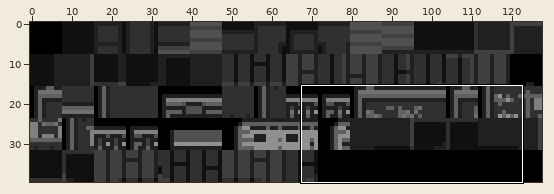
Two states of a sprite sheet, data/tilesets/primary/ikigai_office/tiles.png. The picture above shows the old version from afar; the outline marks the close-up.
Close-up. Old version:
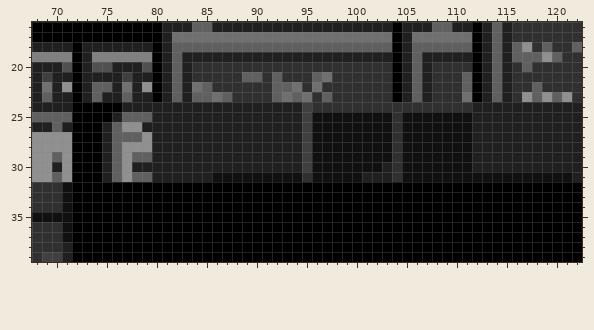
The file is 128x40 pixels. Shown: x 68..122, y 16..39.
Now the later version:
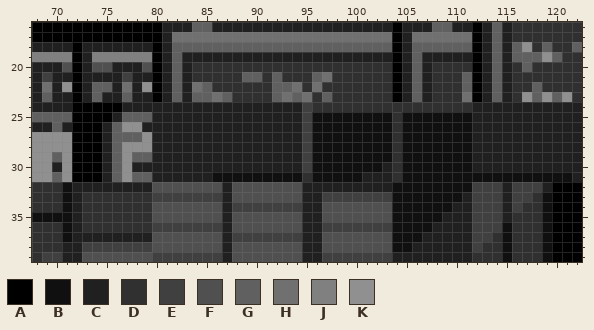
Palette (. is transparent): A #000000  B #101010  C #202020  D #303030  E #404040  F #505050  G #606060  H #707070  J #808080  K #909090
The edit:
@@ x 68..122 @@
 31 KKGKAAACGKGGCCCCCCBBBBBBBBBDBBBBBCCCDBBBBBBBBBBBBBBBBBC
-32 DDDBAAAAAAAAAAAAAAAAAAAAAAAAAAAAAAAAAAAAAAAAAAAAAAAAAAA
-33 DDDBAAAAAAAAAAAAAAAAAAAAAAAAAAAAAAAAAAAAAAAAAAAAAAAAAAA
-34 DDDBAAAAAAAAAAAAAAAAAAAAAAAAAAAAAAAAAAAAAAAAAAAAAAAAAAA
-35 BBBBAAAAAAAAAAAAAAAAAAAAAAAAAAAAAAAAAAAAAAAAAAAAAAAAAAA
-36 DDDBAAAAAAAAAAAAAAAAAAAAAAAAAAAAAAAAAAAAAAAAAAAAAAAAAAA
-37 DDDBAAAAAAAAAAAAAAAAAAAAAAAAAAAAAAAAAAAAAAAAAAAAAAAAAAA
-38 DDDCAAAAAAAAAAAAAAAAAAAAAAAAAAAAAAAAAAAAAAAAAAAAAAAAAAA
-39 DEECAAAAAAAAAAAAAAAAAAAAAAAAAAAAAAAAAAAAAAAAAAAAAAAAAAA
+32 DDDBCCCCCCCCFFFFFFFCFFFFFFFCCCCCCCCCBBBBBBBBEEECEEECAAA
+33 DDDBCDDDDDDDEEEEEEECFFFFFFFCCEEEEEEEBBBBBBBCEEECEEDBAAA
+34 DDDBCDDDDDDDFFFFFFFCEEEEEEECCFFFFFFFBBBBBBCCEEECEDDBAAA
+35 BBBBCDDDDDDDFFFFFFFCFFFFFFFCCFFFFFFFBBBBBCCCEEECDDDBAAA
+36 DDDBCDDDDDDDEEEEEEECFFFFFFFCCEEEEEEEBBBBCCCCEEEBDDDBAAA
+37 DDDBCCCCCCCCFFFFFFFCEEEEEEECCFFFFFFFBBBCCCCCEEDBDDDBAAA
+38 DDDCCEEEEEEEFFFFFFFCFFFFFFFCCFFFFFFFBBCCCCCCEDDBDDDBAAA
+39 DEECCFFFFFFFEEEEEEECFFFFFFFCCEEEEEEECCCCCCCCDDDBDDDBAAA
Pixel boxes of the changes (left, top, right, bottom) in both close-ups:
changed: (72, 182, 552, 262)
